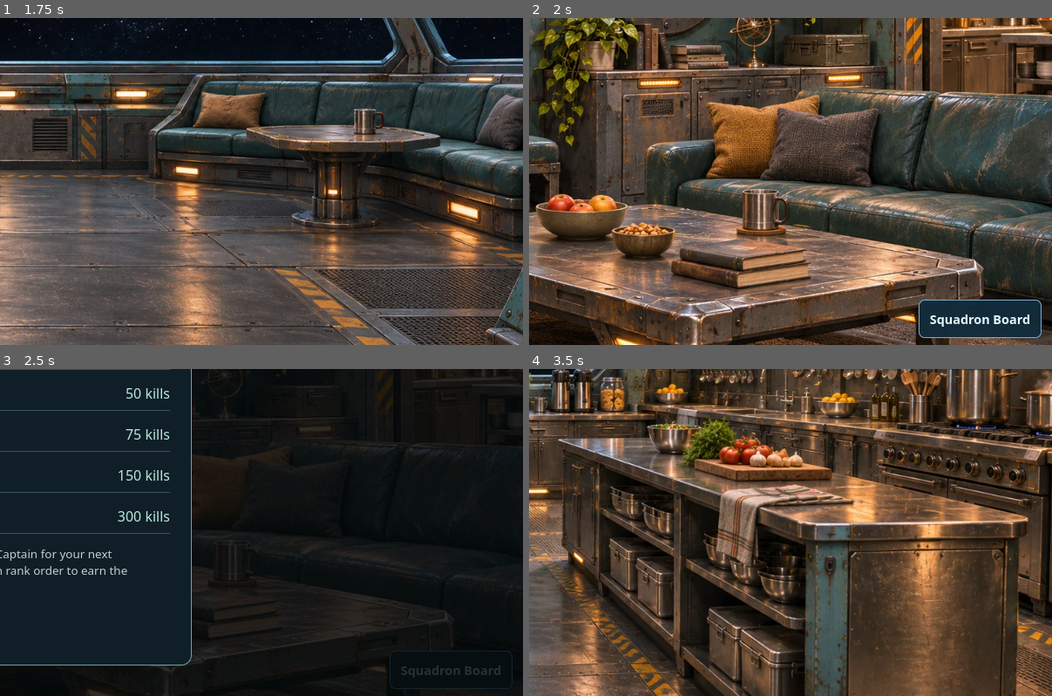
Above: before the commit, frames 1-4 (two rows, left to right).
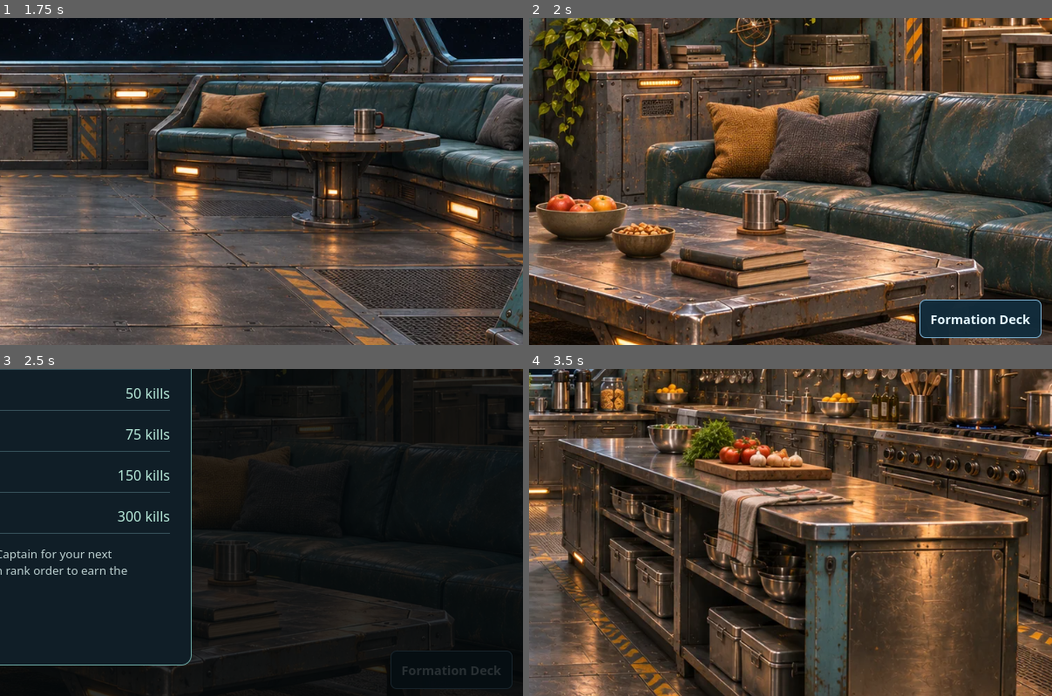
Above: after the commit, the same moments.

Repository: gambizt3-dev/rift-runner
Game: browser game, page carrier-crew.html
Two runs of this game, one before a commit and one after it. Both use one fixed random seed, a clock stepped at 60 frames per second and the inputs below.
Inputs:
- Up to frame 1 (1.75 s): hold Right 1.03-1.53 s; tap Ctrl at 1.1, 1.6 s; hold Left from 1.58 s (still down)
- Up to frame 2 (2 s): keep holding Left
- Up to frame 3 (2.5 s): click "Pilot ranks" at 2.02 s; tap Ctrl at 2.1 s; release Left at 2.15 s; hold Right from 2.2 s (still down)
- Up to frame 4 (3.5 s): tap Ctrl at 2.6, 3.1 s; release Right at 2.87 s; hold Left 2.92-3.35 s; click "Close" at 3.27 s; hold Right from 3.4 s (still down)
The pictures show only the part of the screen within x 50-100%, y 41-91%; the shares and areas given below are measured in that part.

Frame 1 is identical in both runs. In frame 2, 0.4% of the frame differs, in the area x 74-96%, y 86-98%; in frame 3, 0.2%; in frame 4, nothing differs.

Commit message:
Place wingmen on a spatial formation tile grid

Diff:
--- a/carrier-crew.css
+++ b/carrier-crew.css
@@ -62,19 +62,19 @@
 .squadron-kicker{font-size:.72rem;letter-spacing:.12em;text-transform:uppercase;color:#a9d6ed}
 .squadron h2{margin:.22em 0 .55em}
 .squadron-roster{display:flex;flex-wrap:wrap;gap:6px 18px;font-size:.85rem;color:#d1e8f4}
-.formation-preview{position:relative;height:135px;margin:12px 0;border:1px solid #3b6172;border-radius:8px;background:linear-gradient(#13303d,#0a1a23);overflow:hidden}
-.formation-preview::before{content:"";position:absolute;inset:0;opacity:.35;background:repeating-linear-gradient(0deg,#6da2b23d 0 1px,transparent 1px 21px),repeating-linear-gradient(90deg,#6da2b23d 0 1px,transparent 1px 21px)}
-.formation-heading{position:absolute;top:7px;left:10px;color:#a6d2e0;font:700 .63rem system-ui;letter-spacing:.09em}
-.formation-craft{position:absolute;display:grid;place-items:end center;width:34px;height:42px;padding-bottom:4px;transform:translate(-50%,-50%);clip-path:polygon(50% 0,93% 94%,50% 79%,7% 94%);background:#b1f4dd;color:#071921;font-size:.85rem;font-weight:900}
-.formation-lead{left:50%;top:39%}
-.formation-wing{left:70%;top:69%;background:#91ceff;transition:left .18s ease,top .18s ease}
-.formation-preview[data-formation=echelon-left] .formation-wing{left:30%}
-.formation-preview[data-formation=trail] .formation-wing{left:50%;top:77%}
-.formation-preview[data-formation=line-abreast] .formation-wing{top:39%}
-.squadron fieldset{margin:0;padding:4px 0 0;border:0;display:grid;grid-template-columns:repeat(2,minmax(0,1fr));gap:6px}
-.squadron legend{padding:0;font-size:.85rem;color:#bddeec}
-.squadron label{display:flex;align-items:center;gap:5px;min-height:44px;padding:4px 6px;border:1px solid #385969;border-radius:6px;font-size:.82rem;cursor:pointer}
-.squadron input{margin:0 3px 0 0;accent-color:#94d6f8}
+.formation-grid{margin:12px 0 0;padding:6px 0 0;border:0;display:grid;grid-template-columns:repeat(3,minmax(0,1fr));gap:6px}
+.formation-grid legend{padding:0;font-size:.85rem;color:#bddeec}
+.formation-heading{grid-column:1/-1;text-align:center;color:#a6d2e0;font:700 .66rem system-ui;letter-spacing:.11em;padding:4px 0}
+.formation-tile{position:relative;min-height:clamp(52px,10dvh,86px);display:flex;flex-direction:column;align-items:center;justify-content:flex-end;gap:3px;padding:3px 2px 6px;border:1px solid #375869;border-radius:6px;background:linear-gradient(#163441,#101f29);color:#c6dfe9;font:700 .74rem system-ui;text-align:center}
+label.formation-tile{cursor:pointer;touch-action:manipulation}
+label.formation-tile:hover{border-color:#97cce4}
+.formation-tile input{position:absolute;inset:0;width:100%;height:100%;opacity:0;cursor:inherit;margin:0}
+.formation-tile:focus-within{outline:2px solid #f8d686;outline-offset:1px}
+.formation-tile:has(input:checked){border-color:#8dd0fa;background:linear-gradient(#214e67,#142b3b);color:#effbff}
+.formation-center{border-color:#80cbae;background:linear-gradient(#284e46,#122b26);color:#cef4e5}
+.formation-craft{display:grid;place-items:center;width:26px;height:30px;clip-path:polygon(50% 0,100% 92%,50% 82%,0 92%);font:900 .79rem system-ui;padding-top:6px;background:#b1f4dd;color:#071921;pointer-events:none}
+label.formation-tile .formation-craft{visibility:hidden;background:#91ceff}
+label.formation-tile input:checked + .formation-craft{visibility:visible}
+.squadron-roster b{margin-right:3px;color:#8fd2ed}
 .formation-status{min-height:2.5em;padding-top:7px;color:#b5d3dd;font-size:.79rem}
 .formation-actions{display:flex;justify-content:space-between;gap:6px}
-@media(prefers-reduced-motion:reduce){.formation-wing{transition:none}}
--- a/carrier-crew.html
+++ b/carrier-crew.html
@@ -6,8 +6,8 @@
 <meta name="theme-color" content="#08131a">
 <title>Crew Quarters · Rift Runner</title>
 <link rel="icon" type="image/png" href="./rift-192.png">
-<link rel="stylesheet" href="./carrier-crew.css?v=110">
-<script src="./pilot-missions.js?v=110" defer></script>
+<link rel="stylesheet" href="./carrier-crew.css?v=111">
+<script src="./pilot-missions.js?v=111" defer></script>
 </head>
 <body>
 <main class="quarters" aria-labelledby="quarters-title">
@@ -29,7 +29,7 @@
     <img src="./crew-common.webp?v=95" width="1672" height="941" alt="The common room, with seating and a pilot ranks pinboard.">
     <button class="pinboard" id="crew-pinboard" type="button" aria-haspopup="dialog" aria-controls="crew-ranks"><span class="control">Pilot ranks</span></button>
    </div>
-   <button class="control squadron-board" id="crew-squadron" type="button" aria-haspopup="dialog" aria-controls="crew-formation">Squadron Board</button>
+   <button class="control squadron-board" id="crew-squadron" type="button" aria-haspopup="dialog" aria-controls="crew-formation">Formation Deck</button>
   </section>
   <section class="room" data-room="Galley" aria-label="Galley" hidden>
    <div class="room-lower room-lower-galley" aria-hidden="true"></div>
@@ -89,20 +89,22 @@
   <form method="dialog"><button class="control" autofocus>Close</button></form>
  </dialog>
  <dialog id="crew-formation" class="squadron" aria-labelledby="crew-formation-title">
-  <p class="squadron-kicker">Flight planning / Two-ship element</p>
-  <h2 id="crew-formation-title">Squadron Board</h2>
-  <p class="squadron-roster"><span>1 · You / Lead</span><span>2 · AI Wingman</span></p>
-  <figure class="formation-preview" id="formation-preview" data-formation="echelon-right" aria-hidden="true">
-   <span class="formation-heading">↑ LAUNCH HEADING</span>
-   <span class="formation-craft formation-lead">1</span><span class="formation-craft formation-wing">2</span>
-  </figure>
+  <p class="squadron-kicker">Wingman mission / Two-ship element</p>
+  <h2 id="crew-formation-title">Formation Deck</h2>
+  <p class="squadron-roster"><span><b>1</b> You / Lead</span><span><b>2</b> AI Wingman</span></p>
   <form id="formation-form">
-   <fieldset>
-    <legend>Wingman position</legend>
-    <label><input type="radio" name="formation" value="echelon-right" checked> Echelon Right</label>
-    <label><input type="radio" name="formation" value="echelon-left"> Echelon Left</label>
-    <label><input type="radio" name="formation" value="trail"> Trail</label>
-    <label><input type="radio" name="formation" value="line-abreast"> Line Abreast</label>
+   <fieldset class="formation-grid">
+    <legend>Tap a tile to place your wingman</legend>
+    <p class="formation-heading" aria-hidden="true">↑ DIRECTION OF FLIGHT</p>
+    <label class="formation-tile"><input type="radio" name="formation" value="front-left"><span class="formation-craft" aria-hidden="true">2</span><span>Front left</span></label>
+    <label class="formation-tile"><input type="radio" name="formation" value="front"><span class="formation-craft" aria-hidden="true">2</span><span>Ahead</span></label>
+    <label class="formation-tile"><input type="radio" name="formation" value="front-right"><span class="formation-craft" aria-hidden="true">2</span><span>Front right</span></label>
+    <label class="formation-tile"><input type="radio" name="formation" value="side-left"><span class="formation-craft" aria-hidden="true">2</span><span>Left</span></label>
+    <div class="formation-tile formation-center" aria-label="Your ship, fixed center"><span class="formation-craft" aria-hidden="true">1</span><span>You</span></div>
+    <label class="formation-tile"><input type="radio" name="formation" value="line-abreast"><span class="formation-craft" aria-hidden="true">2</span><span>Right</span></label>
+    <label class="formation-tile"><input type="radio" name="formation" value="echelon-left"><span class="formation-craft" aria-hidden="true">2</span><span>Rear left</span></label>
+    <label class="formation-tile"><input type="radio" name="formation" value="trail"><span class="formation-craft" aria-hidden="true">2</span><span>Behind</span></label>
+    <label class="formation-tile"><input type="radio" name="formation" value="echelon-right" checked><span class="formation-craft" aria-hidden="true">2</span><span>Rear right</span></label>
    </fieldset>
    <p id="formation-status" class="formation-status" role="status">Applies to your next Wingman sortie from the Bridge.</p>
    <div class="formation-actions"><button class="control" type="submit">Save formation</button><button class="control" type="submit" formmethod="dialog">Close</button></div>
@@ -117,14 +119,16 @@
  const prev=get('crew-prev'),next=get('crew-next'),label=get('crew-room-label');
  const boards=[[get('crew-pinboard'),get('crew-ranks')],[get('crew-honors'),get('crew-distinction')],[get('crew-enemies'),get('crew-enemy-list')],[get('crew-squadron'),get('crew-formation')]];
  if(!rooms.length||!prev||!next||!label)return;
- const squadron=get('crew-formation'),formationForm=get('formation-form'),preview=get('formation-preview');
+ const squadron=get('crew-formation'),formationForm=get('formation-form');
  const status=get('formation-status');
  let openedGeneration;
  const positions={'echelon-right':'Behind you, to the right.','echelon-left':'Behind you, to the left.',
-  trail:'Directly behind you.','line-abreast':'Alongside you, to the right.'};
+  trail:'Directly behind you.','line-abreast':'Alongside you, to the right.',
+  'front-left':'Ahead of you, to the left.','front':'Directly ahead of you.',
+  'front-right':'Ahead of you, to the right.','side-left':'Alongside you, to the left.'};
  function previewFormation(){
   const pick=formationForm?.elements.namedItem('formation');
-  if(pick&&Object.hasOwn(positions,pick.value)){preview.dataset.formation=pick.value;status.textContent=positions[pick.value];}
+  if(pick&&Object.hasOwn(positions,pick.value))status.textContent=positions[pick.value];
  }
  formationForm?.addEventListener('change',previewFormation);
  formationForm?.addEventListener('submit',e=>{
--- a/game.js
+++ b/game.js
@@ -1060,6 +1060,12 @@
 const duelCountdownSeconds=3;
 let wingman=null,wingmanKills=0;
 const wingmanFormations=Object.freeze({
+ // Mission north is negative world y. Even the lead slot starts outside
+ // the map: the southern spawn buffer is 73 and the wingman radius is 12.
+ 'front-left':Object.freeze({entryX:-30,entryY:-36,followX:-54,followY:-54,bottomY:54,combatBias:14}),
+ front:Object.freeze({entryX:0,entryY:-56,followX:0,followY:-76,bottomY:76,combatBias:0}),
+ 'front-right':Object.freeze({entryX:30,entryY:-36,followX:54,followY:-54,bottomY:54,combatBias:14}),
+ 'side-left':Object.freeze({entryX:-30,entryY:0,followX:-70,followY:0,bottomY:0,combatBias:0}),
  'echelon-right':Object.freeze({entryX:30,entryY:36,followX:54,followY:54,bottomY:52,combatBias:26}),
  'echelon-left':Object.freeze({entryX:-30,entryY:36,followX:-54,followY:54,bottomY:52,combatBias:26}),
  trail:Object.freeze({entryX:0,entryY:56,followX:0,followY:76,bottomY:72,combatBias:26}),
--- a/index.html
+++ b/index.html
@@ -16,9 +16,9 @@
 <script src="blaster-sfx.js" defer></script>
 <script src="ballistic-sfx.js?v=13" defer></script>
 <script src="ballistic-burst-echo-sfx.js?v=2" defer></script>
-<script src="pilot-missions.js?v=110" defer></script>
+<script src="pilot-missions.js?v=111" defer></script>
 <script src="pilot-credits.js?v=104" defer></script>
-<script src="game.js?v=110" defer></script>
+<script src="game.js?v=111" defer></script>
 </head>
 <body>
 <main class="cabinet" id="game-cabinet" data-view="menu">
--- a/pilot-missions.js
+++ b/pilot-missions.js
@@ -3,7 +3,7 @@
  const key='rift-runner.mission-log.v1', generationKey='rift-runner.character-generation.v1';
  const generation=()=>{try{return window.localStorage.getItem(generationKey);}catch{return undefined;}};
  const formationKey='rift-runner.squadron-formation.v1',defaultFormation='echelon-right';
- const formations=new Set([defaultFormation,'echelon-left','trail','line-abreast']);
+ const formations=new Set([defaultFormation,'echelon-left','trail','line-abreast','front-left','front','front-right','side-left']);
  function getSquadronFormation(){
   try{
    const current=generation(),saved=JSON.parse(window.localStorage.getItem(formationKey));
--- a/tests/carrier-crew.test.cjs
+++ b/tests/carrier-crew.test.cjs
@@ -7,8 +7,8 @@
  const node=(overrides={})=>({events:{},focus(){this.focused=true;},addEventListener(n,f){this.events[n]=f;},...overrides});
  const prev=node(),next=node(),label=node({textContent:names[0]}),board=node(),honors=node(),modal=()=>node({open:false,showModal(){this.open=true;}}),ranks=modal(),distinction=modal(),enemies=node(),enemyList=modal();
  const refs={'crew-prev':prev,'crew-next':next,'crew-room-label':label,'crew-pinboard':board,'crew-ranks':ranks,'crew-honors':honors,'crew-distinction':distinction,'crew-enemies':enemies,'crew-enemy-list':enemyList};
- const pick={value:''},squadron=node(),formation=modal(),preview=node({dataset:{}}),status=node(),form=node({elements:{namedItem:()=>pick}});
- Object.assign(refs,{'crew-squadron':squadron,'crew-formation':formation,'formation-preview':preview,'formation-status':status,'formation-form':form});
+ const pick={value:''},squadron=node(),formation=modal(),status=node(),form=node({elements:{namedItem:()=>pick}});
+ Object.assign(refs,{'crew-squadron':squadron,'crew-formation':formation,'formation-status':status,'formation-form':form});
  const storage=new Map(),window={localStorage:{getItem:k=>storage.get(k)??null,setItem:(k,v)=>storage.set(k,v)}};
  vm.runInNewContext(read('pilot-missions.js'),{window});
  const rooms=names.map((room,i)=>({dataset:{room},hidden:i!==0,contains:node=>i===1&&node===board||i===0&&node===honors}));
@@ -16,7 +16,7 @@
  const liveScript=read('carrier-crew.html').match(/<script>([^]*?)<\/script>/);
  assert.ok(liveScript,'crew room controls are included with the page');
  vm.runInNewContext(liveScript[1],{document,window});
- return {prev,next,label,board,ranks,honors,distinction,enemies,enemyList,rooms,document,squadron,formation,preview,status,form,pick,storage,api:window.RiftMissions,
+ return {prev,next,label,board,ranks,honors,distinction,enemies,enemyList,rooms,document,squadron,formation,status,form,pick,storage,api:window.RiftMissions,
   go:button=>button.events.click(),
   key(key,options={}){const e={key,preventDefault(){this.defaultPrevented=true;},...options};document.events.keydown(e);return !!e.defaultPrevented;},
   get room(){const visible=rooms.filter(r=>!r.hidden);assert.equal(visible.length,1);assert.equal(label.textContent,visible[0].dataset.room);return label.textContent;}
@@ -60,7 +60,7 @@
 });
 test('portrait rooms fill the viewport while controls stay overlaid',()=>{
  const html=read('carrier-crew.html'), css=read('carrier-crew.css');
- assert.match(html,/href="\.\/carrier-crew\.css\?v=110"/);
+ assert.match(html,/href="\.\/carrier-crew\.css\?v=111"/);
  assert.match(html,/viewport-fit=cover/);
  const rooms=[...html.matchAll(/<section class="room"[\s\S]*?<\/section>/g)];
  assert.equal(rooms.length,4);
@@ -106,28 +106,30 @@
  assert.match(read('carrier-crew.html'),/At each kill milestone, ask the Captain for your next qualification\./);
 });
 
-test('Squadron Board is in the Common Room and previews, saves, and restores a formation',()=>{
+test('Formation Deck puts eight tactile tiles around a fixed lead and saves the selected tile',()=>{
  const html=read('carrier-crew.html'),q=open();
  const room=html.split('data-room="Common Room"')[1].split('</section>')[0];
  assert.match(room,/id="crew-squadron"[^>]+aria-controls="crew-formation"/);
- assert.match(html,/pilot-missions\.js\?v=110/);
+ assert.match(html,/pilot-missions\.js\?v=111/);
  q.go(q.next);q.go(q.squadron);
  assert.equal(q.formation.open,true);
  assert.equal(q.key('ArrowLeft'),false);
- assert.equal(q.preview.dataset.formation,'echelon-right');
- q.pick.value='trail';q.form.events.change();
- assert.equal(q.preview.dataset.formation,'trail');
+ assert.equal(q.pick.value,'echelon-right');
+ q.pick.value='front-left';q.form.events.change();
+ assert.match(q.status.textContent,/Ahead of you, to the left/);
+ assert.match(html,/class="formation-tile formation-center"/);
+ assert.equal([...html.matchAll(/type="radio" name="formation"/g)].length,8);
  assert.equal(q.api.getSquadronFormation(),'echelon-right','preview does not save');
  let prevented=false;
  q.form.events.submit({preventDefault(){prevented=true;}});
  assert.equal(prevented,true);
- assert.equal(q.api.getSquadronFormation(),'trail');
+ assert.equal(q.api.getSquadronFormation(),'front-left');
  assert.match(q.status.textContent,/Formation saved/);
  q.formation.open=false;q.formation.events.close();assert.equal(q.squadron.focused,true);
- q.go(q.squadron);assert.equal(q.pick.value,'trail');
+ q.go(q.squadron);assert.equal(q.pick.value,'front-left');
  q.pick.value='echelon-left';
  q.form.events.submit({submitter:{formMethod:'dialog'},preventDefault(){assert.fail('close should not save');}});
- assert.equal(q.api.getSquadronFormation(),'trail');
+ assert.equal(q.api.getSquadronFormation(),'front-left');
 });
 
 test('squadron preferences fall back safely and cannot be saved on a stale pilot',()=>{
--- a/tests/wingman-ally.test.cjs
+++ b/tests/wingman-ally.test.cjs
@@ -92,6 +92,10 @@
  q.step(180);assert.equal(q.inspect().shots.some(b=>b.ally),false,'disabled ally stops shooting');
 });
 const formations=[
+ ['front-left',[-30,-36],[-54,-54]],
+ ['front',[0,-56],[0,-76]],
+ ['front-right',[30,-36],[54,-54]],
+ ['side-left',[-30,0],[-70,0]],
  ['echelon-right',[30,36],[54,54]],
  ['echelon-left',[-30,36],[-54,54]],
  ['trail',[0,56],[0,76]],
@@ -105,11 +109,13 @@
 function closeOffset(current,expected,tolerance){
  current.forEach((value,i)=>assert.ok(Math.abs(value-expected[i])<=tolerance,`${current.join(',')} expected ${expected.join(',')}`));
 }
-test('all four saved formations move arrival and follow, with mission north independent of aim and on replay',()=>{
+test('all eight saved formations move arrival and follow, with mission north independent of aim and on replay',()=>{
  for(const [formation,entry,follow] of formations){
   const draws=[],{q}=launch({formation,replay:true,reducedMotion:false,allyPaint:draws});
   assert.equal(q.inspect().state,'arrive');
-  q.step(40);closeOffset(offset(q,draws),entry,.001);
+  q.step(1);closeOffset(offset(q,draws),entry,.001);
+  assert.ok(draws.at(-1).y-12>q.inspect().arena.bottom,'entire ally collider begins outside the southern wall');
+  q.step(39);closeOffset(offset(q,draws),entry,.001);
   q.cover(false);q.inspect().cones.splice(0);
   assert.equal(until(q,()=>q.inspect().state==='play',240),true);
   q.step(65);closeOffset(offset(q,draws),follow,2);
